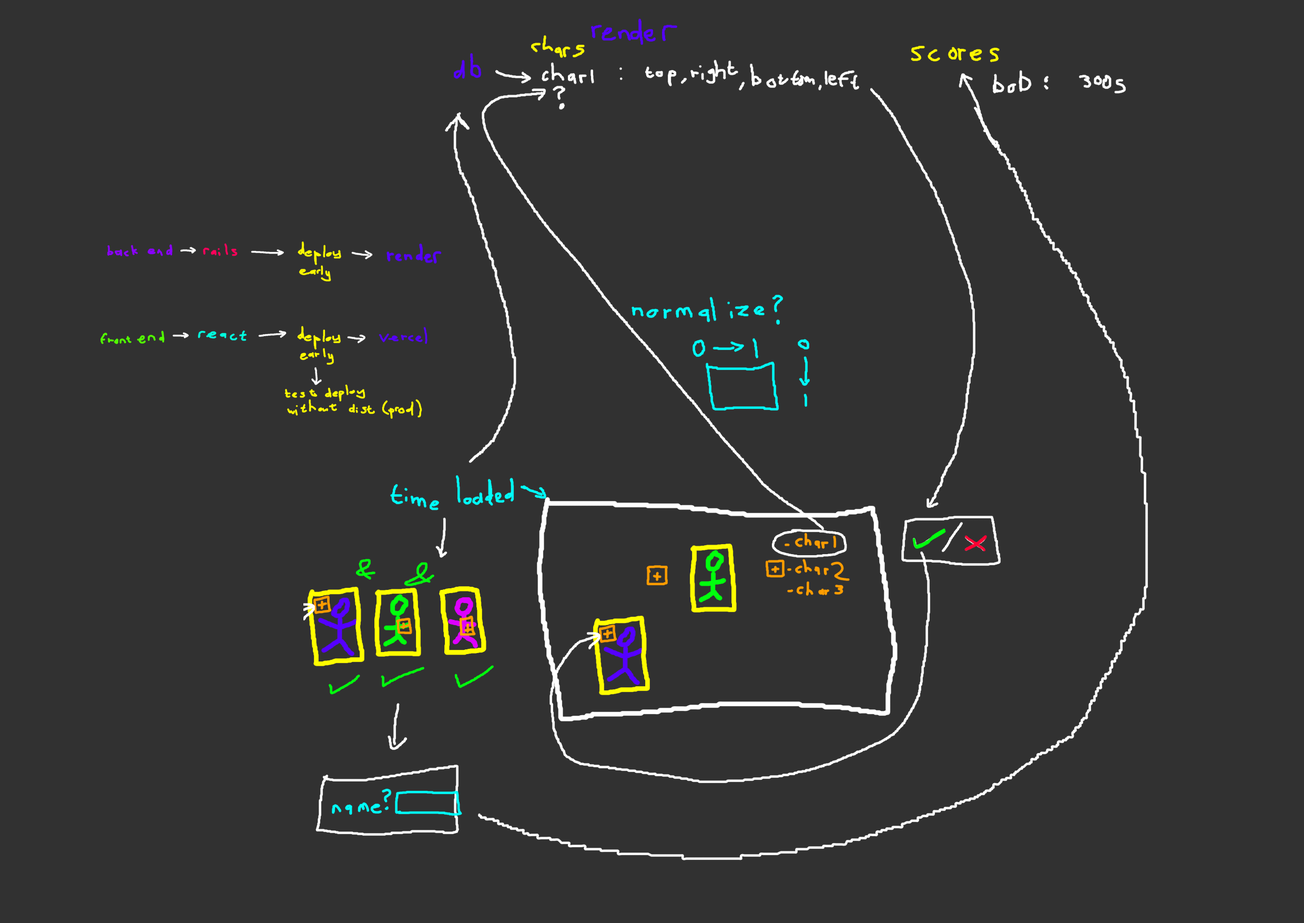
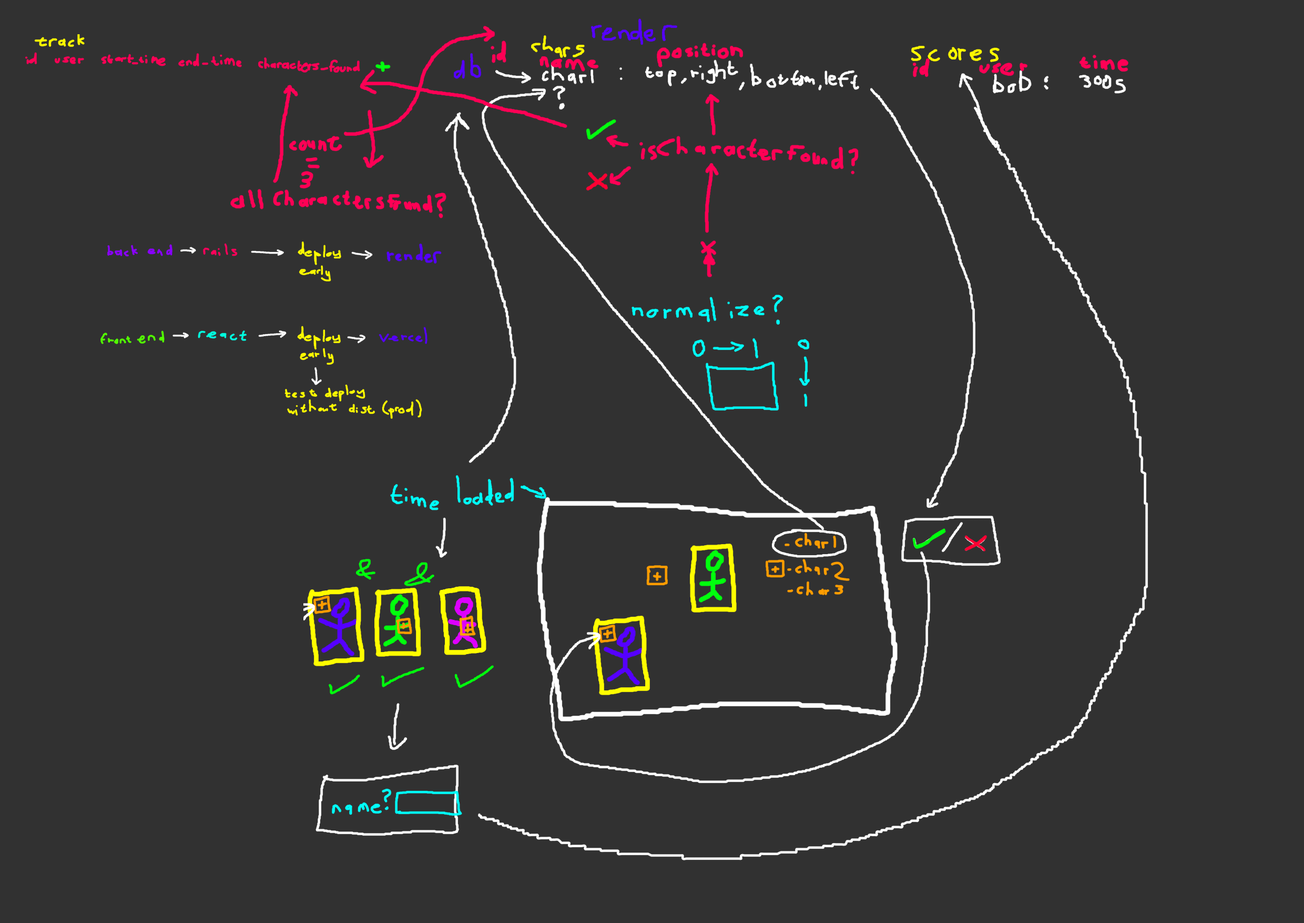
Revision of a layered 1304 x 923 image; what changed, layer by layer:
painted on "Paint Layer 1" over [25, 25, 1129, 278]
